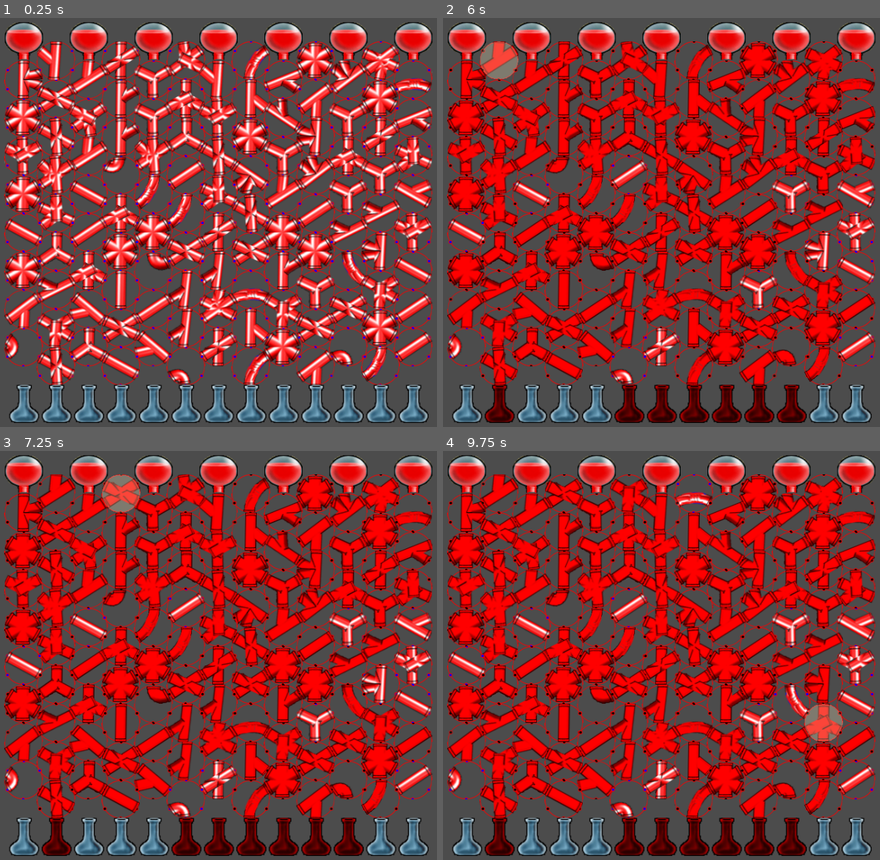
Above: before the commit, frames 1-4 (two rows, left to right).
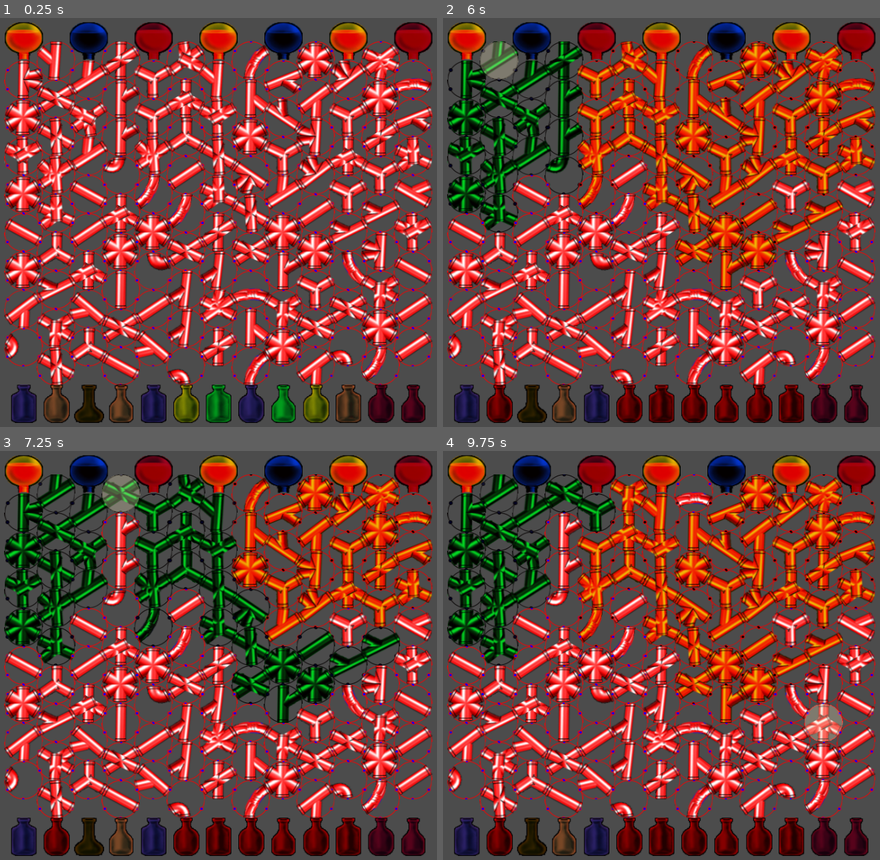
Above: after the commit, the same moments.

Repository: thummper/js-potion-maker
Game: Godot game, scene res://scenes/gameWindow.tscn
The game is run twice, just before and just after one commit, with the same random seed, the same clock (stepped at 60 frames per second) and the same inputs.
Inputs (mouse positions are in pixels of both pictures, inside the frame that each line leads up to):
- Up to frame 1 (0.25 s): no input
- Up to frame 2 (6 s): tap Enter at 0.5, 2, 3.5 s; move the mouse to (464, 42) at 0.52 s; click (464, 42) at 0.67 s; tap Space at 1.25, 2.75, 4.25 s; move the mouse to (530, 42) at 1.27 s; click (530, 42) at 1.42 s; move the mouse to (595, 42) at 2.02 s; click (595, 42) at 2.17 s; move the mouse to (661, 42) at 2.77 s; click (661, 42) at 2.92 s; move the mouse to (727, 42) at 3.52 s; click (727, 42) at 3.67 s; move the mouse to (792, 42) at 4.27 s; click (792, 42) at 4.42 s; move the mouse to (858, 42) at 5.02 s; click (858, 42) at 5.17 s; move the mouse to (499, 58) at 5.77 s; click (499, 58) at 5.92 s
- Up to frame 3 (7.25 s): move the mouse to (122, 491) at 6.52 s; click (122, 491) at 6.67 s
- Up to frame 4 (9.75 s): move the mouse to (630, 491) at 7.27 s; click (630, 491) at 7.42 s; move the mouse to (692, 491) at 8.02 s; click (692, 491) at 8.17 s; move the mouse to (757, 491) at 8.77 s; click (757, 491) at 8.92 s; move the mouse to (823, 720) at 9.52 s; click (823, 720) at 9.67 s

The runs differ from the first frame. In frame 1, 9.4% of the frame differs, in the area x 1-99%, y 1-99%; in frame 2, 36%; in frame 3, 40%, in the area x 0-99%, y 1-99%; in frame 4, 36%.

Commit message:
Basic colour information
Added basic colour logic. 

Bottles and sources can start with colours

Pipes will be coloured depending on what sources are connected. 

Logic does not give bottles sources though, so still cant fill

Diff:
--- a/scenes/pipe.gd
+++ b/scenes/pipe.gd
@@ -48,6 +48,24 @@
 
 
 
+func pickColor():
+	pipeColour = Color(1, 1, 1, 1)
+	if sources.size() > 0:
+		# Pipe has associated sources
+		var sourceColours = []
+		for source in sources:
+			sourceColours.push_back( source.colourIndex )
+		var nonDupeColours = []
+		for colour in sourceColours:
+			if nonDupeColours.find(colour) == -1:
+				nonDupeColours.push_back(colour)
+		var summedColours = 0
+		for colour in nonDupeColours:
+			summedColours += colour
+		pipeColour = colourInformation[summedColours]
+	$Sprite.modulate = pipeColour
+
+
 func resetModulate():
 	pipeColour = Color(1, 1, 1, 1)
 	$Sprite.modulate = pipeColour
--- /dev/null
+++ b/scenes/source.gd
@@ -0,0 +1,10 @@
+extends "res://scripts/tile.gd"
+
+
+var colourIndex
+var sourceColour = Color(1, 1, 1, 1)
+
+func pickSource():
+	colourIndex = possibleSourceColours[ randi() % possibleSourceColours.size()]
+	sourceColour = colourInformation[ colourIndex ]
+	$Sprite.modulate = sourceColour
--- a/scenes/source.tscn
+++ b/scenes/source.tscn
@@ -1,9 +1,11 @@
-[gd_scene load_steps=3 format=2]
+[gd_scene load_steps=4 format=2]
 
 [ext_resource path="res://scenes/tile.tscn" type="PackedScene" id=1]
 [ext_resource path="res://art/bulb.png" type="Texture" id=2]
+[ext_resource path="res://scenes/source.gd" type="Script" id=3]
 
 [node name="source" instance=ExtResource( 1 )]
+script = ExtResource( 3 )
 
 [node name="Sprite" parent="." index="0"]
 texture = ExtResource( 2 )
--- a/scripts/bottle.gd
+++ b/scripts/bottle.gd
@@ -4,11 +4,13 @@
 var bottleType   = 0
 var bottleColour = 0
 var connections  = []
+var sources      = []
+var colourIndex
 
 
 
 func resetModulate():
-	bottleColour = Color(1, 1, 1, 1)
+	bottleColour = colourInformation[ possibleBottleColours[colourIndex] ]
 	$Sprite.modulate = bottleColour
 
 func testConnect():
@@ -21,3 +23,8 @@
 	bottleType     = randi() % numBottles
 	$Sprite.frame  = bottleType
 	# TODO: Also pick colour here
+	colourIndex = randi() % possibleBottleColours.size()
+
+	bottleColour = colourInformation[ possibleBottleColours[colourIndex] ]
+	print("Bottle colour: ", bottleColour)
+	$Sprite.modulate = bottleColour
--- a/scripts/gridHolder.gd
+++ b/scripts/gridHolder.gd
@@ -124,6 +124,46 @@
 				if ! bottle.connections.has(testPipe):
 					bottle.connections.push_back(testPipe)
 
+	# Add sources to connections
+
+	for info in sourceInfo:
+
+		var path = []
+		var connectedPipes = []
+
+		var sourceIndex = info[0]
+		var source      = info[1]
+
+		# Below is +2 because of the grid structure
+		var below      = Vector2(sourceIndex.x, sourceIndex.y + 2)
+
+		if realPipes.has(below):
+			var testPipe = pipeInfo[ realPipes[below] ][1]
+			# If below pipe has top open
+			if testPipe.openConnections[0]:
+				connectedPipes.push_back(testPipe)
+
+		while connectedPipes.size() > 0:
+			var testPipe = connectedPipes.pop_front()
+			if ! path.has(testPipe):
+				path.append(testPipe)
+
+			var pipeConnections = testPipe.connections
+			for connPipe in pipeConnections:
+				if !path.has(connPipe):
+					connectedPipes.push_back(connPipe)
+
+		for pipe in path:
+			if ! pipe.sources.has(source):
+				pipe.sources.push_back(source)
+
+
+	for info in pipeInfo:
+		var pipe = info[1]
+		pipe.pickColor()
+
+
+
 
 
 func testPipeConnection(testPipe, pipe, pipeInd, testInd):
@@ -148,6 +188,7 @@
 		var bottleInd = Vector2(i, gridHeight)
 		var newBottle = bottle.instance()
 		newBottle.position = Vector2( startX, gridStart.y)
+		newBottle.pickBottle()
 		bottleHolder.add_child(newBottle)
 		bottleInfo.push_back( [bottleInd, newBottle] )
 		startX += tileSize - weirdPadding
@@ -157,8 +198,9 @@
 	for i in range(gridWidth):
 		# Make a new source
 		if i % 2 == 0:
-			var sourceInd = Vector2(i, 0)
+			var sourceInd = Vector2(i, -1)
 			var newSource = source.instance()
+			newSource.pickSource()
 			newSource.position = Vector2( startX, gridStart.y + tileSize / 2)
 			sourceHolder.add_child(newSource)
 			sourceInfo.push_back( [sourceInd, newSource])
@@ -168,6 +210,7 @@
 
 func makePipe(x, y, w, h):
 	var gridIndex = Vector2(w, h)
+	print("PIPE AT: ", gridIndex)
 	var newPipe = pipe.instance()
 	newPipe.pickPipe()
 	newPipe.position = Vector2(x, y)
--- a/scripts/tile.gd
+++ b/scripts/tile.gd
@@ -112,3 +112,17 @@
 		[1, 1, 1, 1, 1, 1]
 	],
 ]
+
+var possibleBottleColours = [1, 4, 8, 12, 5, 9, 13]
+var possibleSourceColours = [1, 4, 8] # Will be longer
+var colourInformation = {
+	# Primary
+	1 : Color("#A60522"), #Red
+	4 : Color("#0439D9"), #Blue
+	8 : Color("#F2B705"), #Yellow
+	# Combos
+	12: Color("#04D924"), #Green
+	5 : Color("#562f7e"), #Purple
+	9 : Color("#e3622f"), #Orange
+	13: Color("#663300") #Brown
+}
